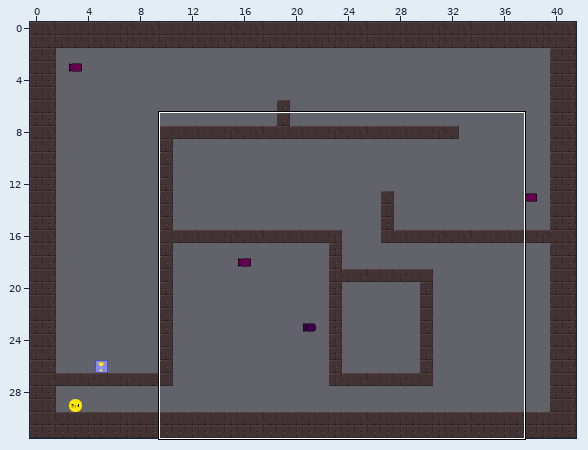
A Tiled map gets an edit: levelconverter/maps/featuretest.tmx. The picture above shows the old version from afar; the outline marks the close-up.
Close-up. Before the edit:
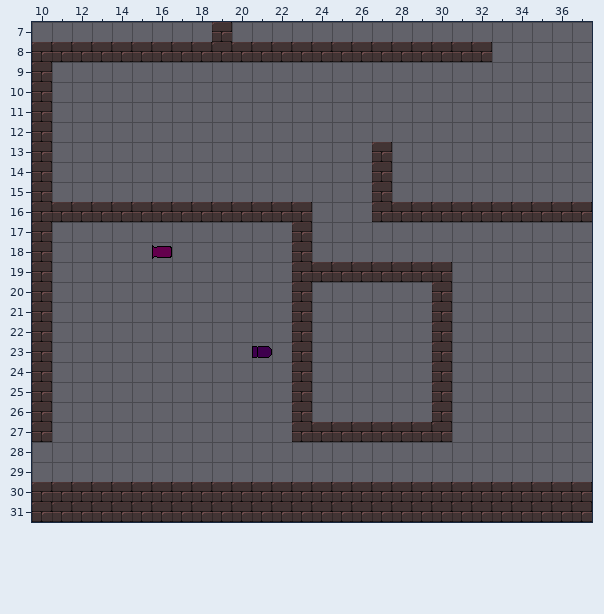
Cells are 20x20 px. Shown: x 10..37, y 7..31. The commit also changed other parts of the map, which this record leaves out.
After the commit:
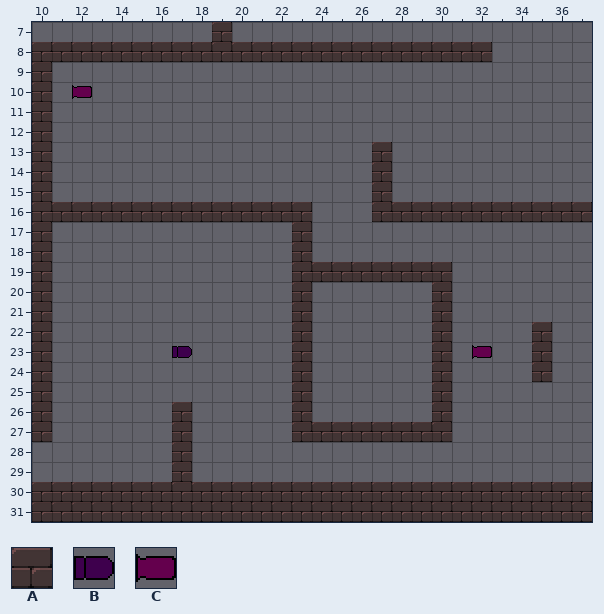
Key: from "tiles1_neu_kleiner": A 7, B 53, C 54.
_ is an empty cell.
Edits made:
{"where": "layer \"bg\""}
{"y":10,"x":12,"old":"_","new":"C"}
{"y":18,"x":16,"old":"C","new":"_"}
{"y":22,"x":35,"old":"_","new":"A"}
{"y":23,"x":17,"old":"_","new":"B"}
{"y":23,"x":21,"old":"B","new":"_"}
{"y":23,"x":32,"old":"_","new":"C"}
{"y":23,"x":35,"old":"_","new":"A"}
{"y":24,"x":35,"old":"_","new":"A"}
{"y":26,"x":17,"old":"_","new":"A"}
{"y":27,"x":17,"old":"_","new":"A"}
{"y":28,"x":17,"old":"_","new":"A"}
{"y":29,"x":17,"old":"_","new":"A"}
{"label":"added","picture_box":[72,85,92,99]}
{"label":"removed","picture_box":[152,245,172,259]}
{"label":"added","picture_box":[532,322,552,382]}
{"label":"added","picture_box":[172,346,192,358]}
{"label":"removed","picture_box":[252,346,272,358]}
{"label":"added","picture_box":[472,345,492,359]}
{"label":"added","picture_box":[172,402,192,482]}
